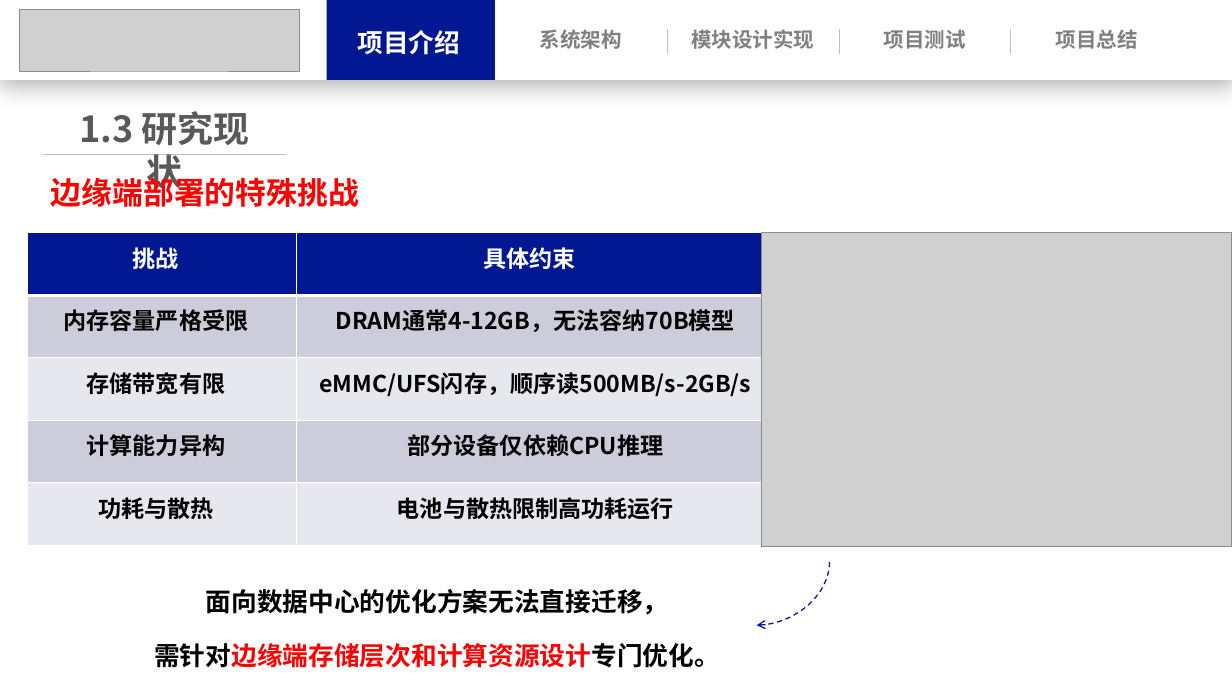
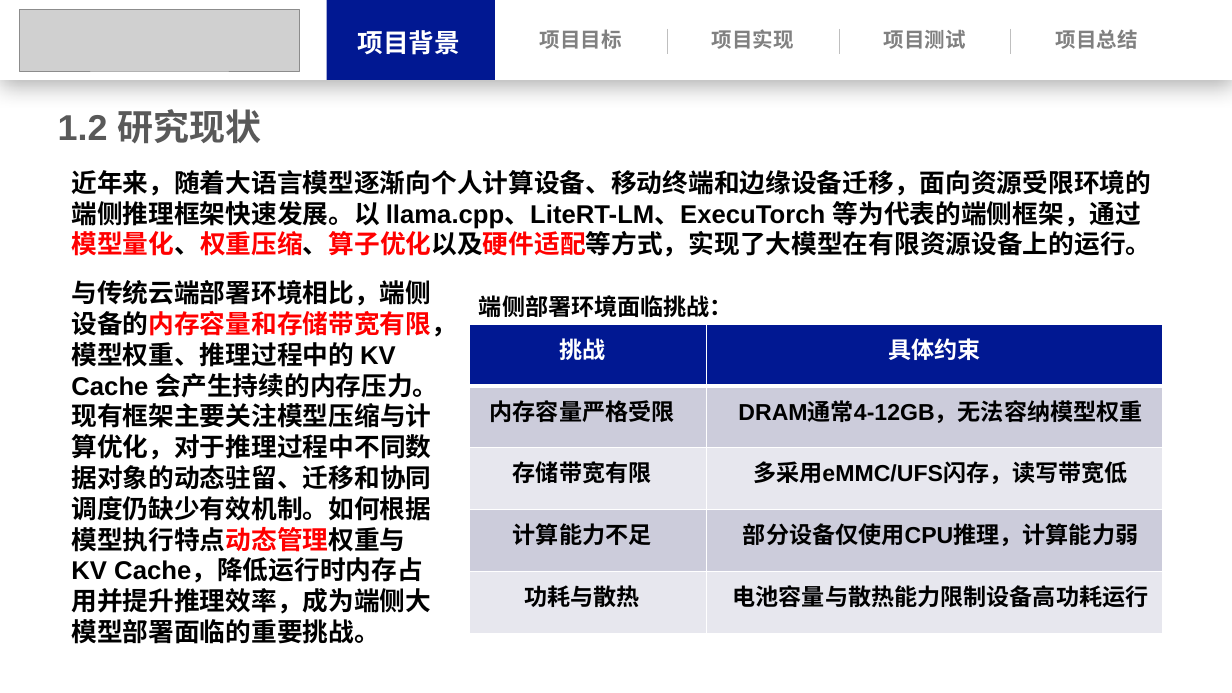
Before and after one commit to Leslie-1341/llama.cpp, a slide deck: slide 6 of docs/操作系统功能赛.pptx (slide 9 before the commit). Drawn at 1232x693 pixels with LibreOffice and Linux fonts; fonts in the diff are those of the drawing; grey boxes stand for pictures. Boxes give left, top, right and bottom in pixels: in the first picture for what was removed or moved away, otherwise in the second. Text is boxed around its words. In the diff, an @@ line names an element or a change of style, - is before the commit and + after.

```diff
--- a/docs/操作系统功能赛.pptx
+++ b/docs/操作系统功能赛.pptx
@@ text at box(540, 29, 622, 49): text changed; font Noto Sans CJK SC to Arial @@
-系统架构
+项目目标
@@ text at box(712, 29, 794, 49): text changed; font Noto Sans CJK SC to Arial @@
-模块设计实现
+项目实现
@@ text at box(358, 30, 461, 55): text changed; font Noto Sans CJK SC to Arial @@
-项目介绍
+项目背景
@@ text at box(58, 109, 262, 143): text changed; font Noto Sans CJK SC to Arial @@
-1.3 研究现状
+1.2 研究现状
@@ line removed from (43, 154) to (286, 154) @@
@@ text removed at box(51, 172, 359, 207) @@
-边缘端部署的特殊挑战
@@ text added at box(71, 170, 1151, 257), 20 pt, text #000000, bold @@
+近年来，随着大语言模型逐渐向个人计算设备、移动终端和边缘设备迁移，面向资源受限环境的端侧推理框架快速发展。以 llama.cpp、LiteRT-LM、ExecuTorch 等为代表的端侧框架，通过模型量化、权重压缩、算子优化以及硬件适配等方式，实现了大模型在有限资源设备上的运行。
@@ picture removed at box(762, 233, 1232, 546) @@
@@ text added at box(71, 280, 457, 644), 20 pt, text #000000, bold @@
+与传统云端部署环境相比，端侧设备的内存容量和存储带宽有限，模型权重、推理过程中的 KV Cache 会产生持续的内存压力。现有框架主要关注模型压缩与计算优化，对于推理过程中不同数据对象的动态驻留、迁移和协同调度仍缺少有效机制。如何根据模型执行特点动态管理权重与 KV Cache，降低运行时内存占用并提升推理效率，成为端侧大模型部署面临的重要挑战。
@@ text added at box(479, 295, 733, 317), 18 pt, text #000000, bold @@
+端侧部署环境面临挑战：
@@ table at box(470, 324, 1163, 633) @@
-row 2, column 2: DRAM通常4-12GB，无法容纳70B模型
+row 2, column 2: DRAM通常4-12GB，无法容纳模型权重
-row 3, column 2: eMMC/UFS闪存，顺序读500MB/s-2GB/s
+row 3, column 2: 多采用eMMC/UFS闪存，读写带宽低
-row 4, column 1: 计算能力异构
+row 4, column 1: 计算能力不足
-row 4, column 2: 部分设备仅依赖CPU推理
+row 4, column 2: 部分设备仅使用CPU推理，计算能力弱
-row 5, column 2: 电池与散热限制高功耗运行
+row 5, column 2: 电池容量与散热能力限制设备高功耗运行
@@ font Noto Sans CJK SC to Arial in "挑战", "具体约束", "内存容量严格受限", "存储带宽有限" and 1 more places @@
@@ table: place and size @@
-table at box(28, 233, 762, 546)
+table at box(470, 324, 1163, 633)
@@ curved arrow removed from (830, 562) to (757, 626) @@
@@ text removed at box(154, 589, 720, 668) @@
-面向数据中心的优化方案无法直接迁移，
-需针对边缘端存储层次和计算资源设计专门优化。
```
Also in this commit, not shown: 27 other slides changed, 8 slides added, 11 slides removed, 3 other files.
